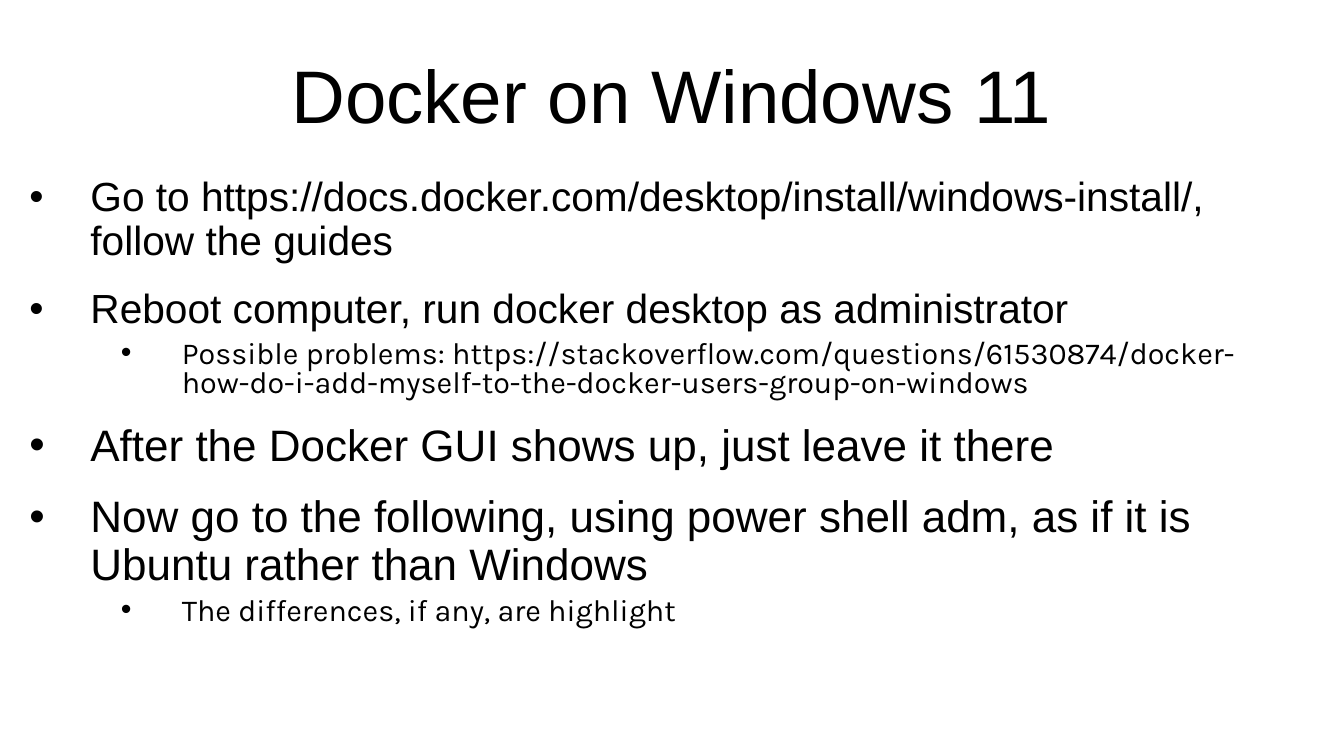
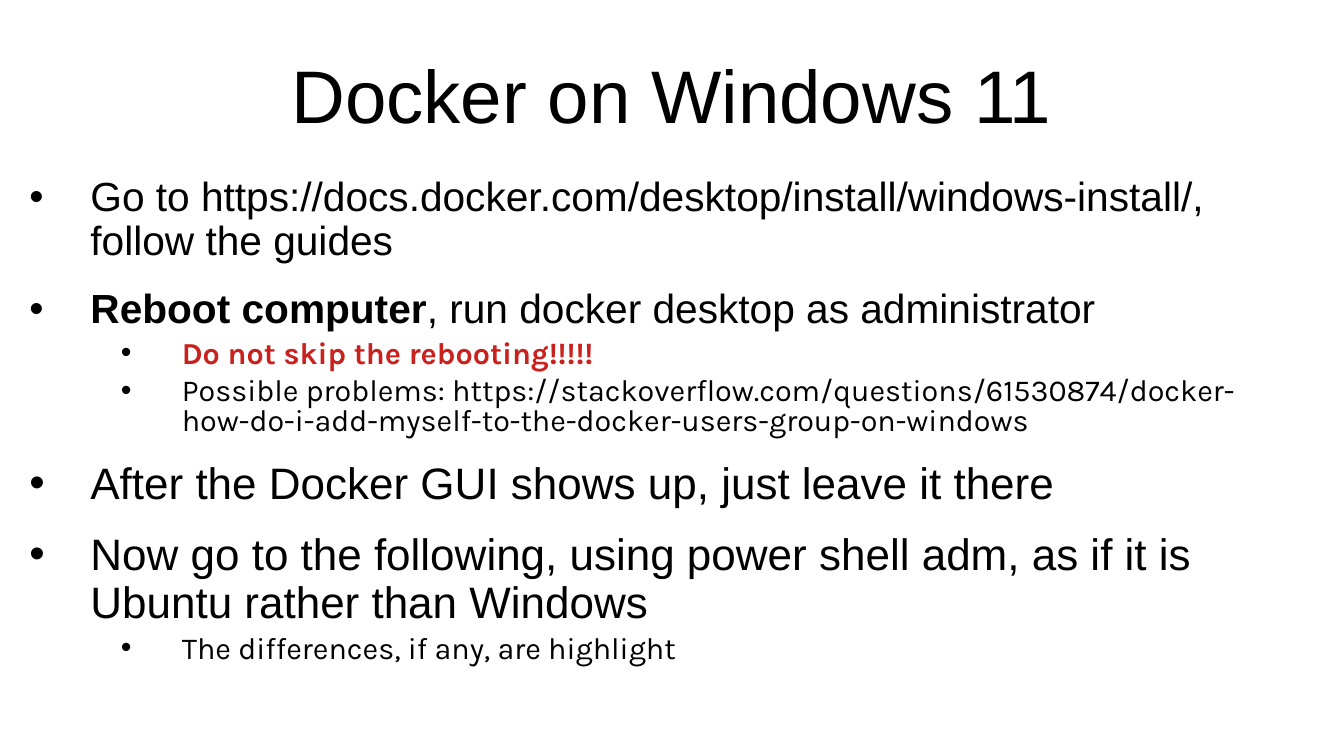
Before and after one commit to intellistream/CANDY, a slide deck: slide 3 of installation/docker/Setup.odp. Drawn at 1344x756 pixels with LibreOffice and Linux fonts; fonts in the diff are those of the drawing. Boxes give left, top, right and bottom in pixels: in the first picture for what was removed or moved away, otherwise in the second. Text is boxed around its words. In the diff, an @@ line names an element or a change of style, - is before the commit and + after.

```diff
--- a/installation/docker/Setup.odp
+++ b/installation/docker/Setup.odp
@@ text at box(90, 293, 1095, 331): bold on in "Reboot computer," @@
@@ text at box(182, 342, 594, 372): paragraph added @@
+  • Do not skip the rebooting!!!!!
```
Also in this commit, not shown: 1 other slide changed, 1 slide added, 7 other files.
